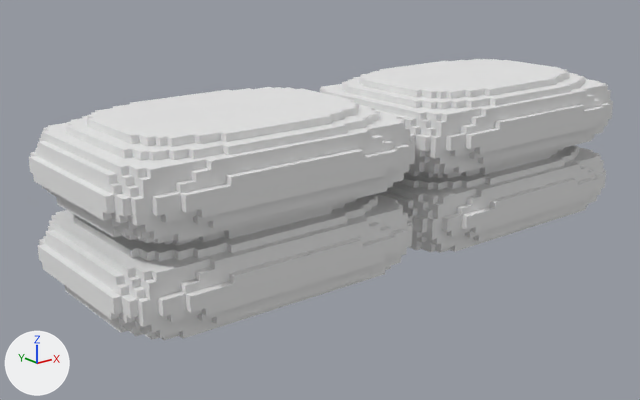
Before and after pictures for a commit that changed the OBJ model res/Models/Base/Sandbags/SandbagsV1/sandboxes-1.obj.
Rendered twice from a 50 mm lens placed at (-8.55, -9.77, 3.55), pointed at (-0.54, 0.25, -0.46). Arrows for +X, +Y and +Z are at lower left; the lights stay in place. Where no turn or scale is listed for an object, it has been applied to the vertices. Vertices at the same position are counted once.

In view in the first picture: 'Untitled'.
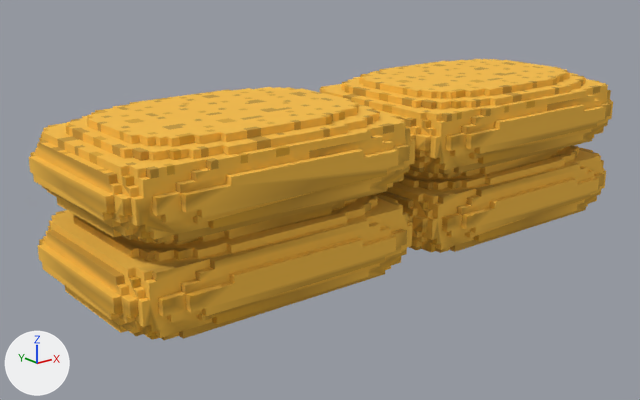
Boxes (x1, y1, x2, y2) around the edits, measured in the pictures (640 x 400 px):
```json
{"object": "Untitled", "change": "surface changed", "before": [29, 59, 613, 340], "after": [29, 59, 613, 340], "on screen": "grey to orange"}
{"part": 1, "of": "me_untitled", "change": "deleted", "before": [29, 90, 611, 340]}
```

Scene script edits in JSON lines:
```json
{"op": "add", "block": "img_sandboxes_1_png", "code": ["img_sandboxes_1_png = load_image('sandboxes-1.png', 'sandboxes-1.png', 256, 1, 'sRGB')"]}
{"op": "remove", "block": "mat_palette", "code": "mat_palette.base_color = (0.8, 0.8, 0.8)  # white #e7e7e7"}
{"op": "add", "block": "mat_palette", "code": "mat_palette.texture = img_sandboxes_1_png"}
{"block": "me_untitled", "where": "# used by ob_untitled; location = (0.0, 0.0, 0.0)"}
{"op": "remove", "block": "me_untitled", "code": "me_untitled.from_pydata(...)  # 6918 vertices, 13836 faces; spans x -4.6..4.6, y -1.6..1.6, z -1.2..1.2"}
{"op": "add", "block": "me_untitled", "code": "me_untitled.from_pydata(...)  # 4708 vertices, 7314 faces; spans x -4.6..4.6, y -1.6..1.6, z -1.2..1.2"}
{"block": "me_untitled", "change": "me_untitled part 1: 2210 vertices removed from x -4.6..4.6, y -1.6..1.0, z -1.2..0.8"}
```
